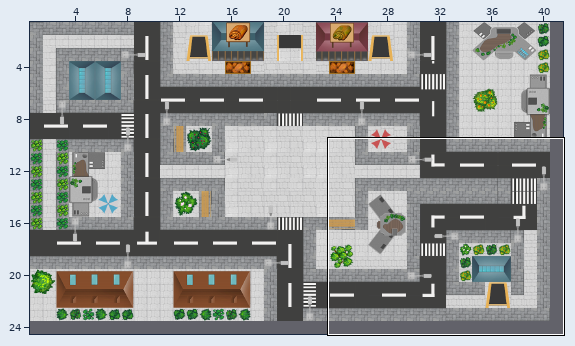
One commit to this Tiled map (JSON): Alpha wtf/assets/tilemaps/level1.json. The picture above shows the old version from afar; the outline marks the close-up.
Close-up. Old version:
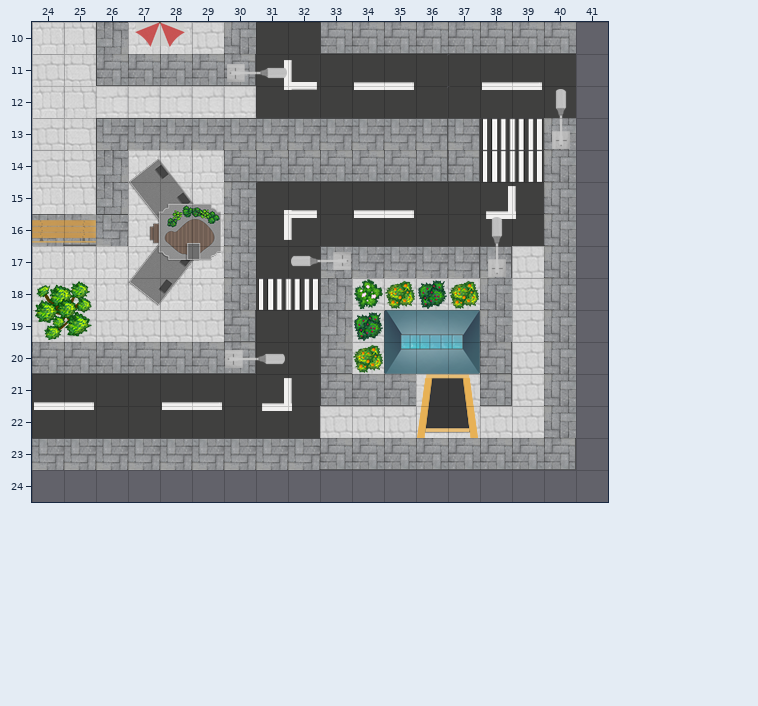
Cells are 32x32 px. Shown: x 24..41, y 10..24. The commit also changed other parts of the map, which this record leaves out. Tiles whose own drawing changed are shown in their newer look in all pictures.
After:
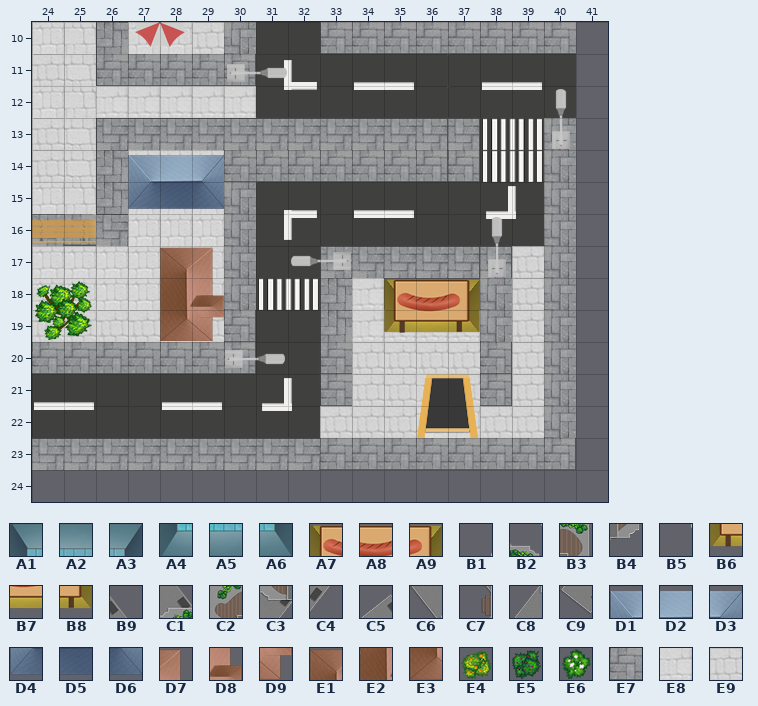
Key: from "TileSetBat": A1 19, A2 20, A3 21, A4 37, A5 38, A6 39, A7 73, A8 74, A9 75, B1 77 turned 90, B2 78 turned 90, B3 79 turned 90, B4 80 turned 90, B5 81 turned 90, B6 91, B7 92, B8 93, B9 95 turned 90, C1 96 turned 90, C2 97 turned 90, C3 98 turned 90, C4 99 turned 90, C5 113 turned 90, C6 114 turned 90, C7 115 turned 90, C8 116 turned 90, C9 117 turned 90, D1 145, D2 146, D3 147, D4 163, D5 164, D6 165, D7 187 turned 90, D8 188 turned 90, D9 189 turned 90, E1 205 turned 90, E2 206 turned 90, E3 207 turned 90; from "TileSetTreeBush": E4 240, E5 280, E6 320; from "TilesetObjet": E7 207, E8 329, E9 330.
__ is an empty cell.
Diff:
Layer "Sol":
y 18: x 34..37 E9 E9 E9 E9 -> E8 __ __ __
y 19: x 34..37 E9 E9 E9 E9 -> E8 E8 E8 E8
y 21: x 34..35 E7 E7 -> E9 E9
Layer "Bat":
y 14: x 27..29 C5 B9 B1 -> D1 D2 D3
y 15: x 27..29 C6 C1 B2 -> D4 D5 D6
y 16: x 27..29 C7 C2 B3 -> __ __ __
y 17: x 27..29 C8 C3 B4 -> __ E1 D7
y 18: x 27..29 C9 C4 B5 -> __ E2 D8; x 35..37 __ __ __ -> A7 A8 A9
y 19: x 28..29 __ __ -> E3 D9; x 35..37 A1 A2 A3 -> B6 B7 B8
y 20: x 35..37 A4 A5 A6 -> __ __ __
Layer "TreeBush":
y 18: x 34..37 E6 E4 E5 E4 -> __ __ __ __
y 19: x 34 E5 -> __
y 20: x 34 E4 -> __
